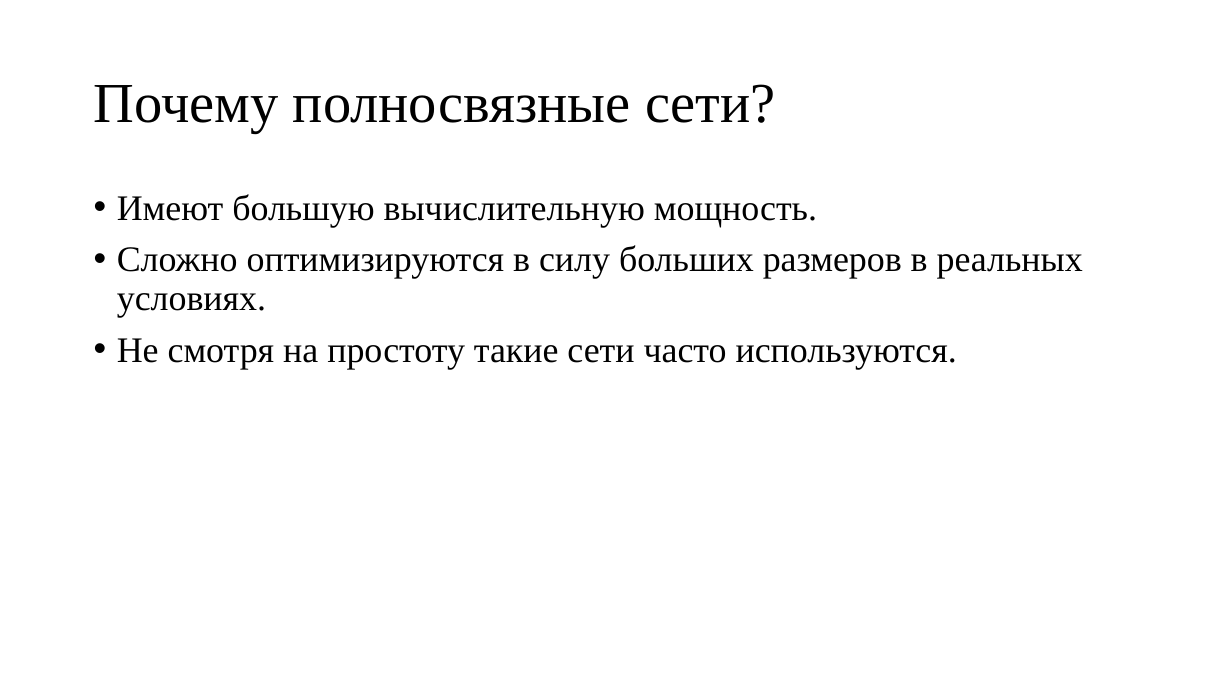
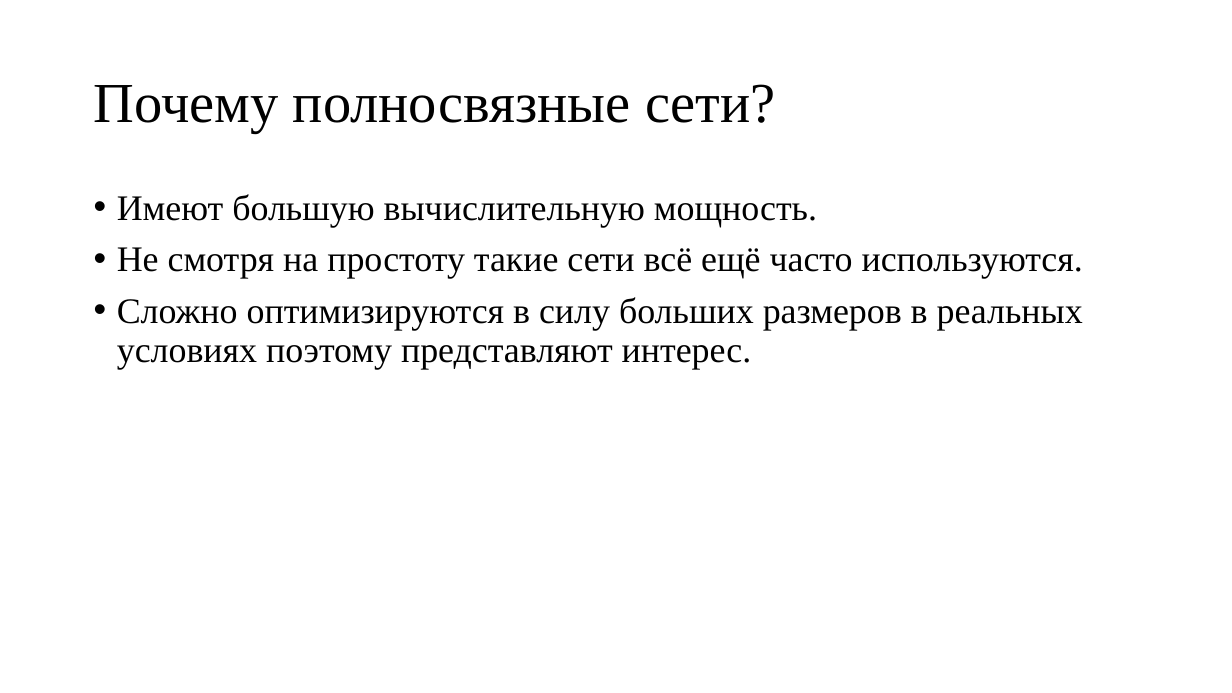
Before and after one commit to sven4500/masters-diploma, a slide deck: slide 2 of Презентация/Пезентация.ppt. Drawn at 1232x693 pixels with LibreOffice and Linux fonts; fonts in the diff are those of the drawing. Boxes give left, top, right and bottom in pixels: in the first picture for what was removed or moved away, otherwise in the second. Text is boxed around its words. In the diff, an @@ line names an element or a change of style, - is before the commit and + after.

```diff
--- a/Презентация/Пезентация.ppt
+++ b/Презентация/Пезентация.ppt
@@ text at bbox=[117, 247, 1083, 369]: text changed @@
-• Сложно оптимизируются в силу больших размеров в реальных условиях.
-• Не смотря на простоту такие сети часто используются.
+• Не смотря на простоту такие сети всё ещё часто используются.
+• Сложно оптимизируются в силу больших размеров в реальных условиях поэтому представляют интерес.
```
Also in this commit, not shown: 12 other slides changed, 2 slides added, 2 slides removed.
